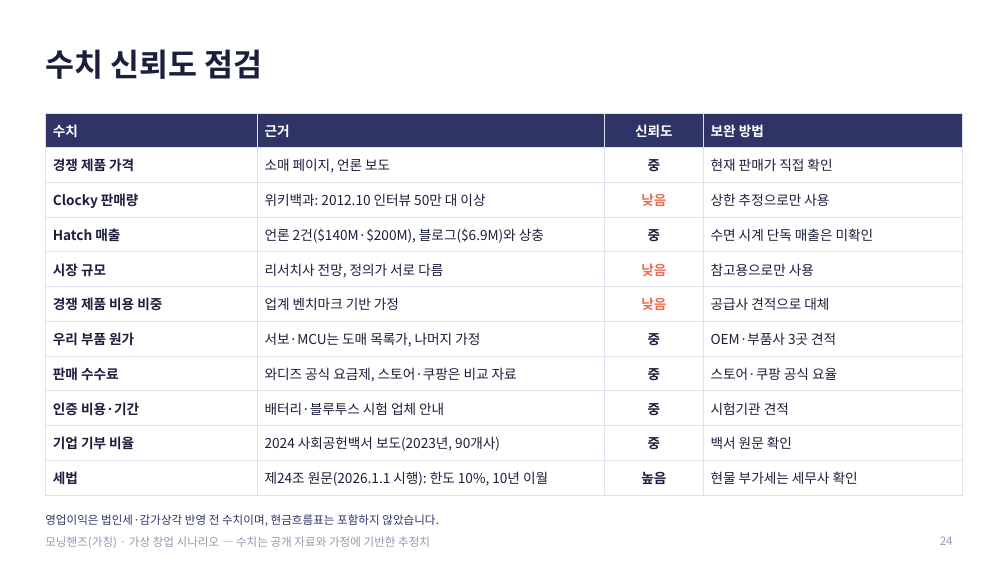
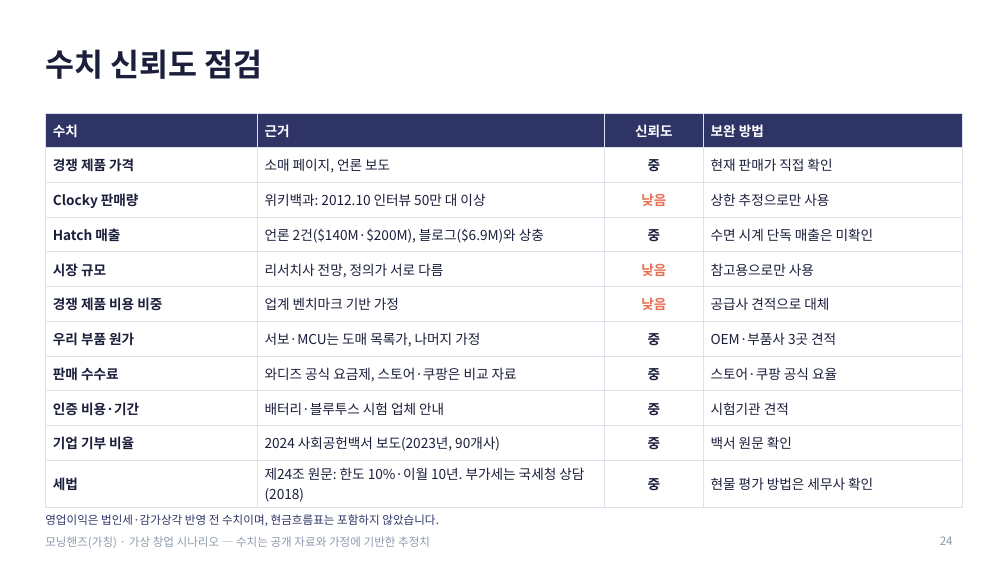
Before and after one commit to g975682-source/-, a slide deck: slide 24 of MorningHands_Business_Analysis.pptx. Drawn at 1008x567 pixels with LibreOffice and Linux fonts; fonts in the diff are those of the drawing. Boxes give left, top, right and bottom in pixels: in the first picture for what was removed or moved away, otherwise in the second. Text is boxed around its words. In the diff, an @@ line names an element or a change of style, - is before the commit and + after.

```diff
--- a/MorningHands_Business_Analysis.pptx
+++ b/MorningHands_Business_Analysis.pptx
@@ table at (x1=45, y1=113, x2=963, y2=506) @@
-row 11: 세법 | 제24조 원문(2026.1.1 시행): 한도 10%, 10년 이월 | 높음 | 현물 부가세는 세무사 확인
+row 11: 세법 | 제24조 원문: 한도 10%·이월 10년. 부가세는 국세청 상담(2018) | 중 | 현물 평가 방법은 세무사 확인
```
Also in this commit, not shown: 2 other slides changed, 2 other files.
